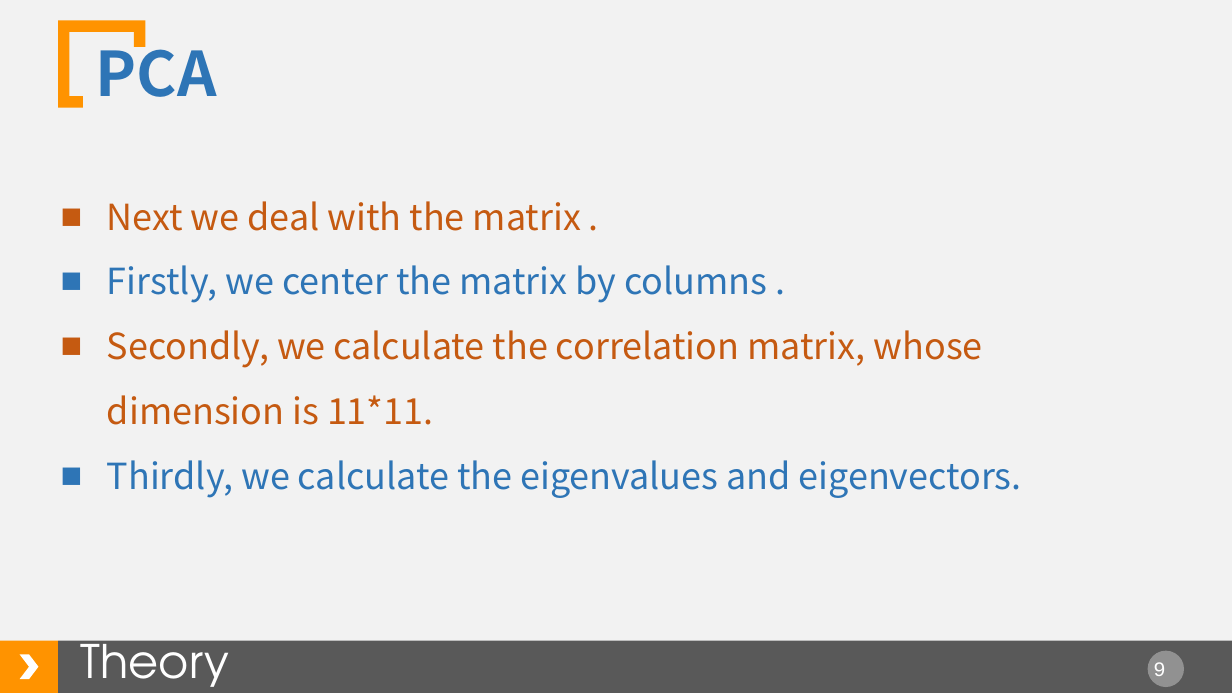
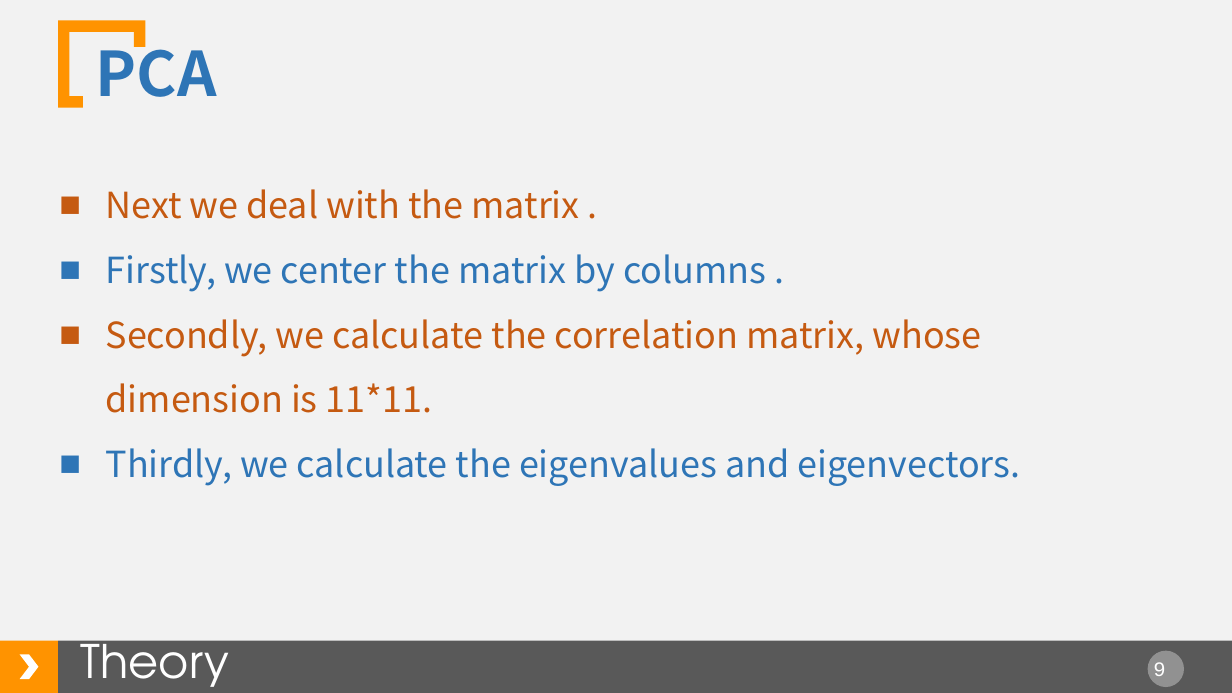
Before and after one commit to jsysley/MyLab, a slide deck: slide 9 of Pre/Face_Recognition/New_Face.pptx. Drawn at 1232x693 pixels with LibreOffice and Linux fonts; fonts in the diff are those of the drawing. Boxes give left, top, right and bottom in pixels: in the first picture for what was removed or moved away, otherwise in the second. Text is boxed around its words. In the diff, an @@ line names an element or a change of style, - is before the commit and + after.

```diff
--- a/Pre/Face_Recognition/New_Face.pptx
+++ b/Pre/Face_Recognition/New_Face.pptx
@@ text "Next we deal with the ...": place and size @@
-text "Next we deal with the ..." at [107, 201, 1022, 498]
+text "Next we deal with the ..." at [106, 189, 1021, 486]
```
Also in this commit, not shown: 6 other slides changed, 36 other files.
